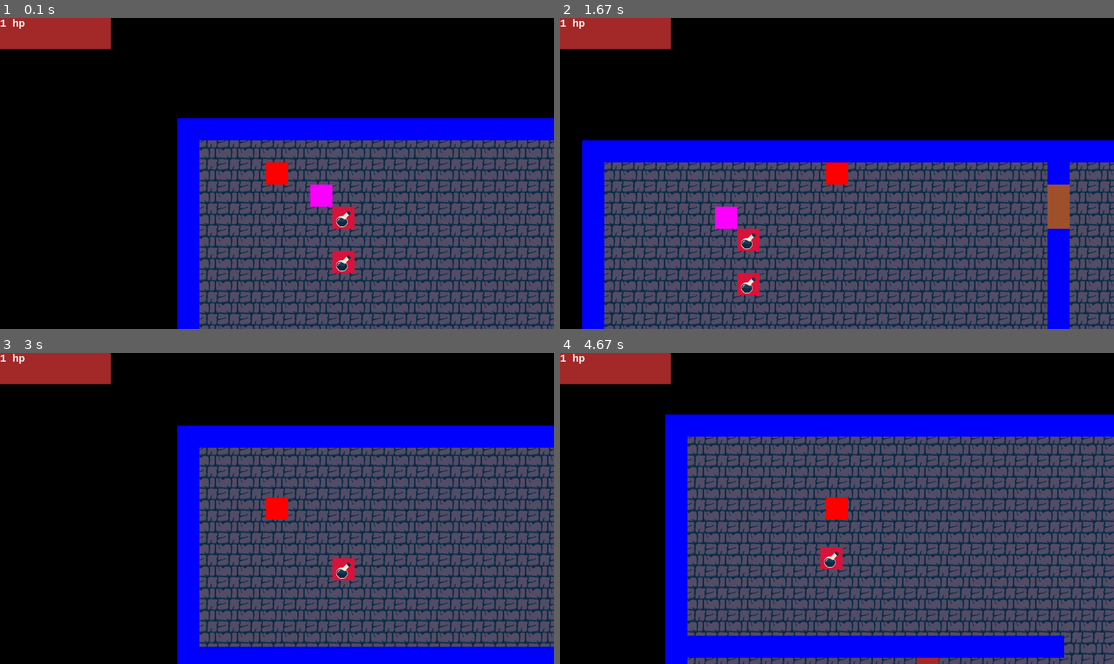
Above: before the commit, frames 1-4 (two rows, left to right).
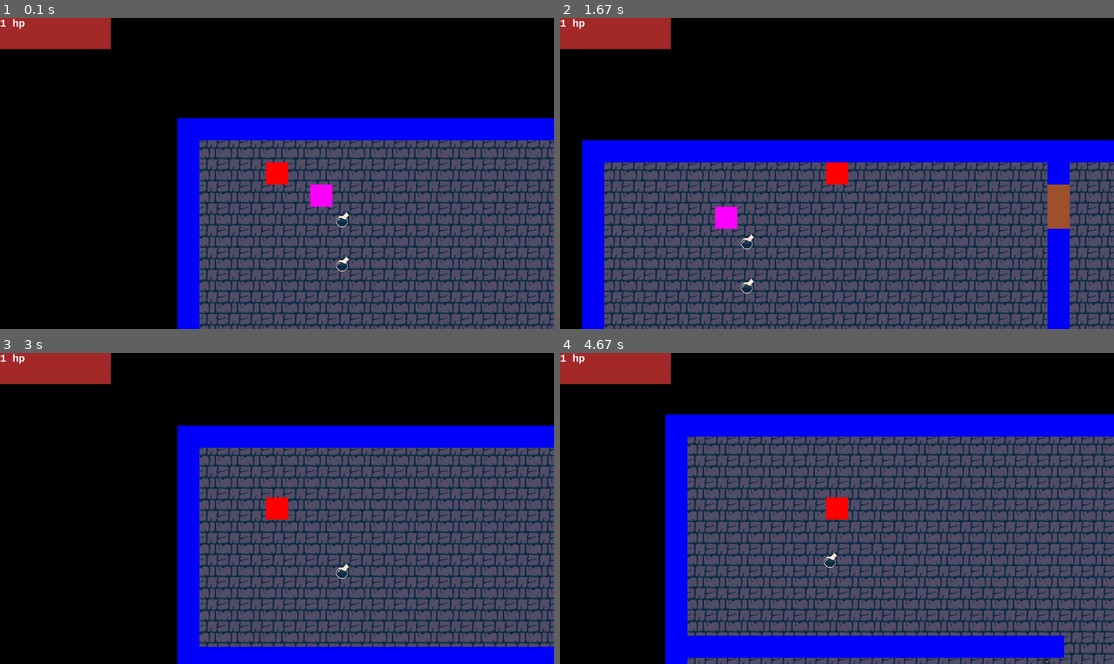
Above: after the commit, the same moments.

Repository: benedekhalaj/pygame-roguelike
Game: pygame game, started from play.py
The game is run twice, just before and just after one commit, with the same random seed, the same clock (stepped at 60 frames per second) and the same inputs.
Inputs:
- Up to frame 1 (0.1 s): no input
- Up to frame 2 (1.67 s): hold Right 0.33-0.8 s; hold Up 0.83-1.13 s; hold Right 1.17-1.63 s
- Up to frame 3 (3 s): hold Left 1.67-2.2 s; hold Down 2.23-2.53 s; hold Left 2.57-2.97 s
- Up to frame 4 (4.67 s): hold Up 3-3.37 s; hold Right 3.4-4.03 s; hold Down 4.07-4.43 s; hold Left from 4.47 s (still down)

The runs differ from the first frame. In frame 1, 0.4% of the frame differs, in the area x 60-64%, y 60-83%; in frame 2, 0.4%; in frame 3, 0.2%; in frame 4, 0.3%.

Commit message:
Global: Integrate enemy texture

Diff:
--- a/controller/enemy_controller.py
+++ b/controller/enemy_controller.py
@@ -6,3 +6,4 @@
     for enemy_character in objects["enemies"]:
         enemy_character.move()
         enemy_character.take_damage(objects)
+        enemy_character.update_texture()
--- a/model/enemy/enemy.py
+++ b/model/enemy/enemy.py
@@ -9,7 +9,7 @@
         self.texture = None
         self.color = colors.BROWN
         self.visible = True
-        self.velocity = 14
+        self.velocity = 4
         self.count = 0
         self.direction = direction[0]
         self.count_direction = direction[1]
@@ -49,3 +49,9 @@
             if player.sword.visible:
                 if self.rect.colliderect(player.sword.rect):
                     self.visible = False
+
+    def update_texture(self):
+        if self.direction == 'left' or self.direction == 'up':
+            self.texture = pygame.image.load('model/map/textures/enemy/zombie/zombie_left.png')
+        elif self.direction == 'right' or self.direction == 'down':
+            self.texture = pygame.image.load('model/map/textures/enemy/zombie/zombie_right.png')
--- a/view/view.py
+++ b/view/view.py
@@ -42,10 +42,10 @@
         for object in objects:
             if object.visible:
                 position = (object.rect.x, object.rect.y, object.rect.width, object.rect.height)
-                pygame.draw.rect(window, object.color, position)
                 if object.texture is not None:
                     window.blit(object.texture, (object.rect.x, object.rect.y))
-                # else:
+                else:
+                    pygame.draw.rect(window, object.color, position)
 
 
 def display_player_sword(window, objects):
